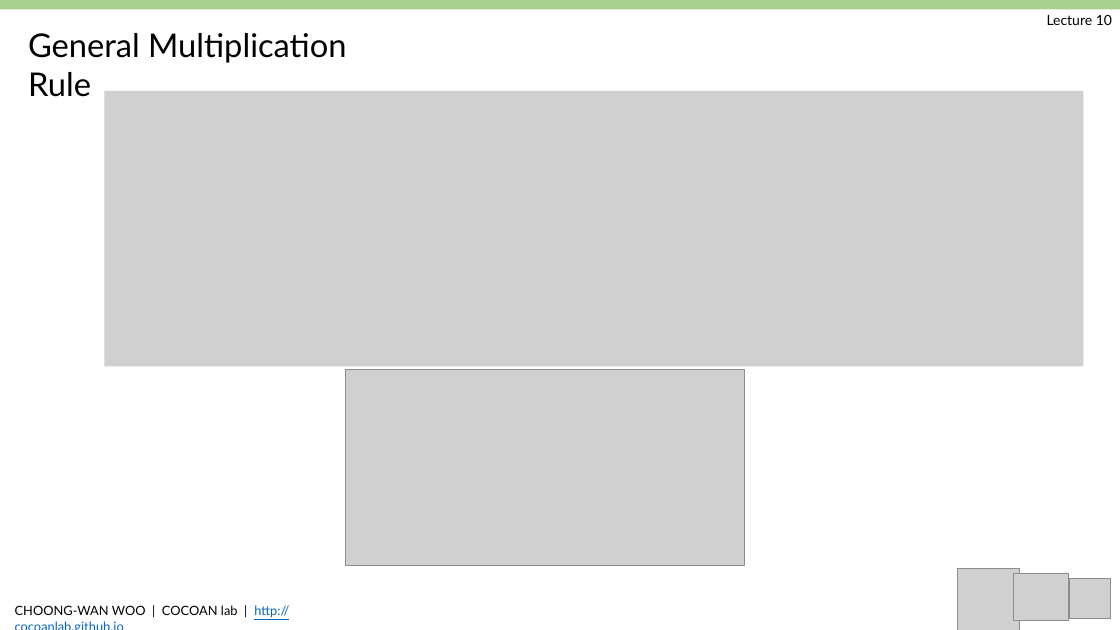
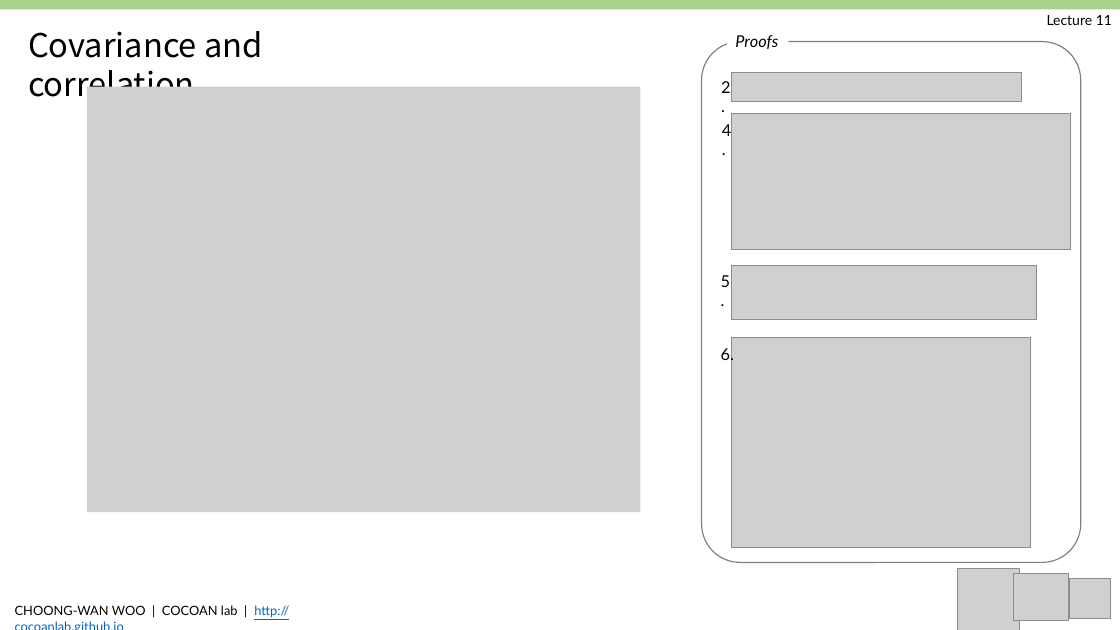
Before and after one commit to jun-hyeok/GBE3037-41_BME-Probability-and-Stability_2019Spring, a slide deck: slide 8 of slides/Woo_GBE3037_L10.pptx. Drawn at 1120x630 pixels with LibreOffice and Linux fonts; fonts in the diff are those of the drawing; grey boxes stand for pictures. Boxes give left, top, right and bottom in pixels: in the first picture for what was removed or moved away, otherwise in the second. Text is boxed around its words. In the diff, an @@ line names an element or a change of style, - is before the commit and + after.

```diff
--- a/slides/Woo_GBE3037_L10.pptx
+++ b/slides/Woo_GBE3037_L10.pptx
@@ text at (x1=1047, y1=15, x2=1112, y2=25): text changed @@
-Lecture 10
+Lecture 11
@@ text at (x1=28, y1=31, x2=263, y2=105): text changed; font Lato to Noto Sans CJK KR @@
-General Multiplication Rule
+Covariance and correlation
@@ rounded rectangle added at (x1=702, y1=42, x2=1081, y2=563), outline #808080 1 pt @@
@@ text added at (x1=735, y1=35, x2=778, y2=49), 14 pt, text #000000, italic @@
+Proofs
@@ picture added at (x1=87, y1=87, x2=640, y2=512) @@
@@ text added at (x1=721, y1=81, x2=730, y2=93), 14 pt, text #000000 @@
+2.
@@ picture added at (x1=731, y1=73, x2=1022, y2=102) @@
@@ picture removed at (x1=104, y1=91, x2=1084, y2=366) @@
@@ picture added at (x1=731, y1=113, x2=1070, y2=250) @@
@@ text added at (x1=722, y1=124, x2=731, y2=136), 14 pt, text #000000 @@
+4.
@@ picture added at (x1=732, y1=266, x2=1037, y2=319) @@
@@ text added at (x1=721, y1=275, x2=730, y2=287), 14 pt, text #000000 @@
+5.
@@ text added at (x1=721, y1=346, x2=734, y2=364), 14 pt, text #000000 @@
+6.
@@ picture added at (x1=731, y1=338, x2=1030, y2=548) @@
@@ picture removed at (x1=345, y1=370, x2=744, y2=565) @@
```
Also in this commit, not shown: 8 other slides changed, 1 slide added, 5 slides removed, 13 other files.
